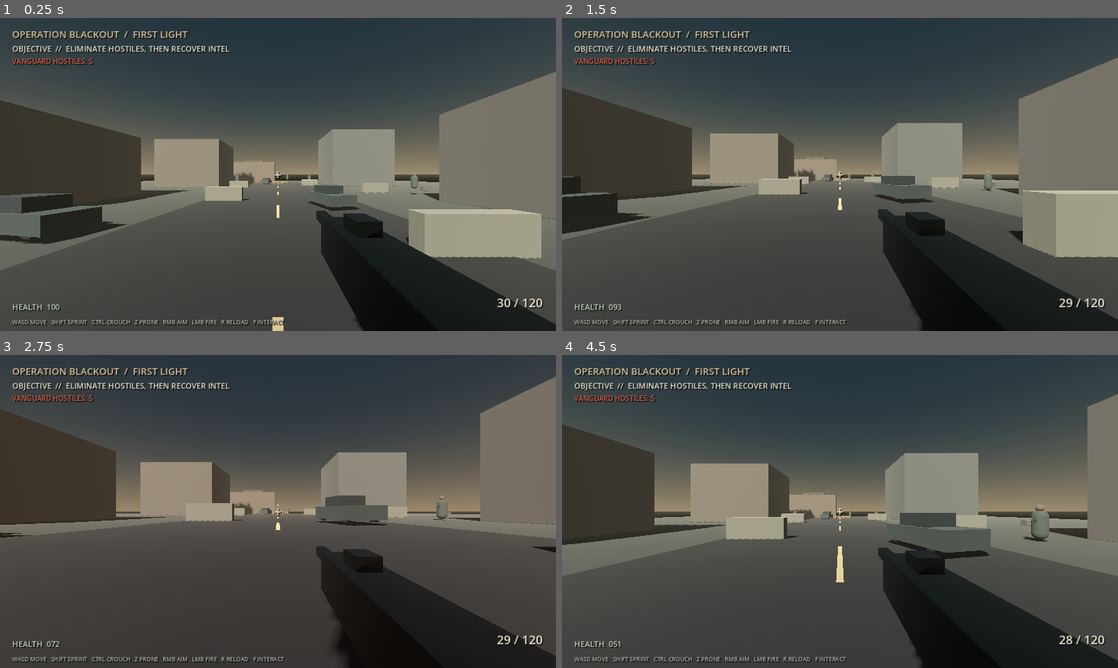
Above: before the commit, frames 1-4 (two rows, left to right).
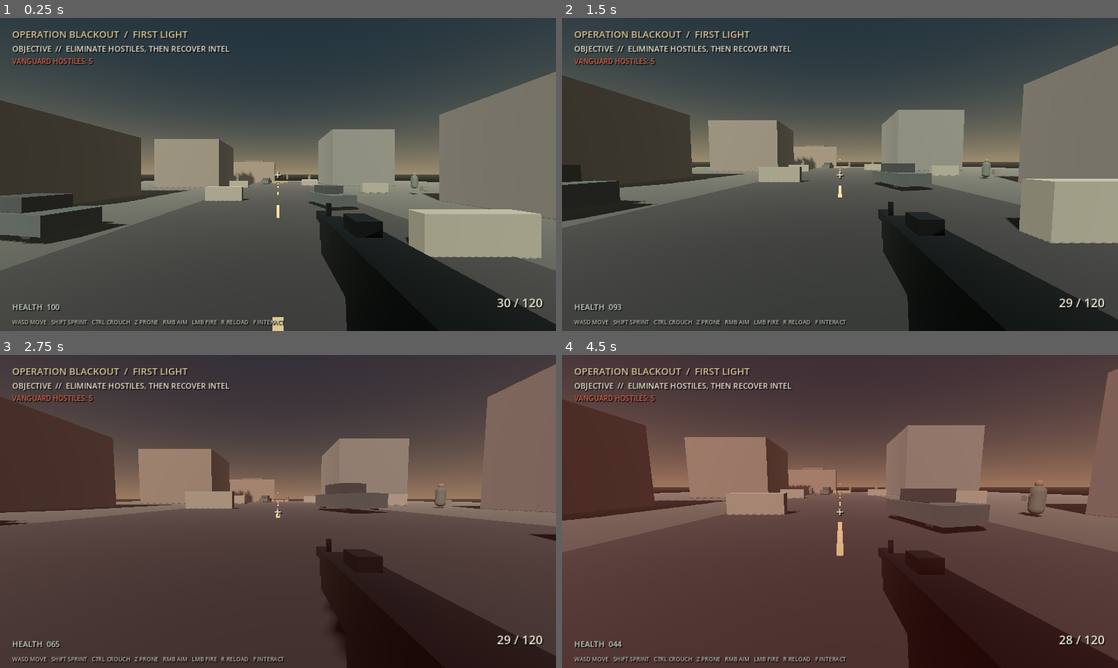
Above: after the commit, the same moments.

Repository: Liladizilla/operation-blackout
Game: Godot game, scene res://scenes/main.tscn
The game is run twice, just before and just after one commit, with the same random seed, the same clock (stepped at 60 frames per second) and the same inputs.
Inputs (mouse positions are in pixels of both pictures, inside the frame that each line leads up to):
- Up to frame 1 (0.25 s): no input
- Up to frame 2 (1.5 s): tap Enter at 0.5 s; move the mouse to (867, 174) at 0.52 s; hold W (move_forward) from 0.53 s (still down); tap Ctrl (crouch) at 0.6 s; click (867, 174) at 0.67 s; tap Space (jump) at 0.77 s; move the mouse to (812, 174) at 1.27 s; tap F (interact) at 1.35 s
- Up to frame 3 (2.75 s): keep holding W (move_forward); tap Space (jump) at 1.52 s; move the mouse to (289, 505) at 2.02 s; tap Z (prone) at 2.1 s
- Up to frame 4 (4.5 s): keep holding W (move_forward); move the mouse to (834, 517) at 2.77 s; tap Shift (sprint) at 2.85 s; click (834, 517) at 2.92 s; tap Space (jump) at 3.02, 3.77 s; move the mouse to (878, 514) at 3.52 s; tap Ctrl (crouch) at 3.6 s; move the mouse to (795, 508) at 4.27 s; tap F (interact) at 4.35 s

The runs differ from the first frame. In frame 1, 0.2% of the frame differs, in the area x 42-66%, y 49-100%; in frame 2, 11%; in frame 3, 10%; in frame 4, 58%, in the area x 0-100%, y 0-100%.

Commit message:
Improve tactical realism, combat feedback, and mission flow

Diff:
--- a/scripts/enemy.gd
+++ b/scripts/enemy.gd
@@ -7,14 +7,17 @@
 var fire_timer := 0.7
 var strafe_sign := 1.0
 var body_mesh: MeshInstance3D
+var last_known_position := Vector3.ZERO
+var cover_goal := Vector3.ZERO
+var cover_timer := 0.0
 
 func _ready() -> void:
     var capsule := CapsuleShape3D.new()
     capsule.radius = 0.36
-    capsule.height = 1.8
+    capsule.height = 1.6
     var col := CollisionShape3D.new()
     col.shape = capsule
-    col.position.y = 0.9
+    col.position.y = 0.8
     add_child(col)
     body_mesh = MeshInstance3D.new()
     var body := CapsuleMesh.new()
@@ -37,6 +40,28 @@
     hm.albedo_color = Color(0.35,0.29,0.23)
     head_mesh.material_override = hm
     add_child(head_mesh)
+    var head_area := Area3D.new()
+    head_area.name = "HeadHitZone"
+    head_area.collision_layer = 2
+    head_area.collision_mask = 0
+    head_area.set_meta("headshot", true)
+    var head_collision := CollisionShape3D.new()
+    var head_shape := SphereShape3D.new()
+    head_shape.radius = 0.22
+    head_collision.shape = head_shape
+    head_collision.position.y = 1.82
+    head_area.add_child(head_collision)
+    add_child(head_area)
+    var vest := MeshInstance3D.new()
+    var vest_mesh := BoxMesh.new()
+    vest_mesh.size = Vector3(0.54, 0.55, 0.25)
+    vest.mesh = vest_mesh
+    vest.position = Vector3(0, 1.05, -0.015)
+    var vest_mat := StandardMaterial3D.new()
+    vest_mat.albedo_color = Color(0.12, 0.14, 0.12)
+    vest_mat.roughness = 1.0
+    vest.material_override = vest_mat
+    add_child(vest)
     var rifle := MeshInstance3D.new()
     var rifle_mesh := BoxMesh.new()
     rifle_mesh.size = Vector3(0.08,0.08,0.75)
@@ -58,45 +83,71 @@
         return
     think_timer -= delta
     fire_timer -= delta
+    cover_timer -= delta
     if think_timer <= 0:
         think_timer = 0.25
         var distance := global_position.distance_to(player.global_position)
         var query := PhysicsRayQueryParameters3D.create(global_position + Vector3.UP*1.2, player.global_position + Vector3.UP*1.3)
         query.exclude = [get_rid()]
         var sight := get_world_3d().direct_space_state.intersect_ray(query)
-        if distance < 30 and (sight.is_empty() or sight.get("collider") == player):
+        var sees_player: bool = distance < 30 and (sight.is_empty() or sight.get("collider") == player)
+        if sees_player:
             state = "COMBAT"
+            last_known_position = player.global_position
         elif distance < 42:
             state = "INVESTIGATE"
         else:
             state = "SEARCH"
-        if distance < 11 and randf() < 0.35:
+        if distance < 15 and randf() < 0.28:
             strafe_sign *= -1
+        if not sees_player and cover_timer <= 0.0:
+            cover_goal = _choose_cover(last_known_position if last_known_position != Vector3.ZERO else player.global_position)
+            cover_timer = randf_range(2.5, 4.0)
     var target_dir := Vector3.ZERO
     var distance_to_player := global_position.distance_to(player.global_position)
     if state == "COMBAT":
         var to_player := player.global_position - global_position
         to_player.y = 0
-        if distance_to_player > 10:
+        if distance_to_player > 13:
             target_dir = to_player.normalized()
-        elif distance_to_player < 6:
+        elif distance_to_player < 5.5:
             target_dir = -to_player.normalized()
         else:
-            target_dir = Vector3(-to_player.z,0,to_player.x).normalized() * strafe_sign * 0.35
+            target_dir = Vector3(-to_player.z,0,to_player.x).normalized() * strafe_sign * 0.42
         look_at(Vector3(player.global_position.x, global_position.y, player.global_position.z), Vector3.UP)
         if distance_to_player < 25 and fire_timer <= 0:
             fire_timer = randf_range(0.65,1.25)
             _try_shoot_player()
     elif state == "INVESTIGATE":
-        var to_player := player.global_position - global_position
-        to_player.y = 0
-        target_dir = to_player.normalized() * 0.6
-        look_at(Vector3(player.global_position.x, global_position.y, player.global_position.z), Vector3.UP)
+        var to_cover := cover_goal - global_position
+        to_cover.y = 0
+        if to_cover.length() > 1.0:
+            target_dir = to_cover.normalized() * 0.72
+            look_at(Vector3(last_known_position.x, global_position.y, last_known_position.z), Vector3.UP)
+        else:
+            state = "SEARCH"
     if not is_on_floor():
         velocity.y -= 9.8 * delta
     velocity.x = move_toward(velocity.x, target_dir.x * 2.1, delta * 4.0)
     velocity.z = move_toward(velocity.z, target_dir.z * 2.1, delta * 4.0)
     move_and_slide()
+
+func _choose_cover(threat_position: Vector3) -> Vector3:
+    var candidates := [Vector3(-7, 0, -10), Vector3(7, 0, -18), Vector3(-5, 0, 7), Vector3(6, 0, 19), Vector3(-12, 0, 25), Vector3(13, 0, -1), Vector3(-2, 0, -29)]
+    var best := global_position
+    var best_score := -INF
+    for candidate in candidates:
+        var flat: Vector3 = candidate - global_position
+        flat.y = 0
+        if flat.length() > 18.0:
+            continue
+        var away: Vector3 = candidate - threat_position
+        away.y = 0
+        var score: float = away.length() - flat.length() * 0.45 + randf_range(-1.2, 1.2)
+        if score > best_score:
+            best_score = score
+            best = candidate
+    return best
 
 func _try_shoot_player() -> void:
     var from := global_position + Vector3.UP*1.35
@@ -106,10 +157,10 @@
     var hit := get_world_3d().direct_space_state.intersect_ray(query)
     if not hit.is_empty() and hit.get("collider") == player:
         if player.has_method("apply_damage"):
-            player.apply_damage(7.0)
+            player.apply_damage(7.0, global_position)
 
-func take_damage(amount: float, _hit_position: Vector3 = Vector3.ZERO) -> bool:
-    health -= amount
+func take_damage(amount: float, _hit_position: Vector3 = Vector3.ZERO, headshot: bool = false) -> bool:
+    health -= amount * (3.0 if headshot else 1.0)
     var mat := StandardMaterial3D.new()
     mat.albedo_color = Color(0.55,0.12,0.08) if health > 0 else Color(0.08,0.09,0.08)
     body_mesh.material_override = mat
--- a/scripts/player.gd
+++ b/scripts/player.gd
@@ -26,6 +26,7 @@
 var recoil := 0.0
 var ads := false
 var damage_flash := 0.0
+var recoil_recovery := 0.0
 
 func _ready() -> void:
     var capsule := CapsuleShape3D.new()
@@ -74,6 +75,35 @@
     sight.position = Vector3(0,0.105,-0.1)
     sight.material_override = mat
     weapon_root.add_child(sight)
+    var stock := MeshInstance3D.new()
+    var stock_mesh := BoxMesh.new()
+    stock_mesh.size = Vector3(0.12, 0.14, 0.25)
+    stock.mesh = stock_mesh
+    stock.position = Vector3(0, -0.035, 0.34)
+    stock.material_override = mat
+    weapon_root.add_child(stock)
+    var handguard := MeshInstance3D.new()
+    var guard_mesh := BoxMesh.new()
+    guard_mesh.size = Vector3(0.115, 0.12, 0.28)
+    handguard.mesh = guard_mesh
+    handguard.position = Vector3(0, -0.005, -0.34)
+    handguard.material_override = mat
+    weapon_root.add_child(handguard)
+    var magazine := MeshInstance3D.new()
+    var mag_mesh := BoxMesh.new()
+    mag_mesh.size = Vector3(0.105, 0.24, 0.15)
+    magazine.mesh = mag_mesh
+    magazine.position = Vector3(0, -0.18, -0.02)
+    magazine.rotation.x = -0.12
+    magazine.material_override = mat
+    weapon_root.add_child(magazine)
+    var front_sight := MeshInstance3D.new()
+    var front_mesh := BoxMesh.new()
+    front_mesh.size = Vector3(0.025, 0.09, 0.025)
+    front_sight.mesh = front_mesh
+    front_sight.position = Vector3(0, 0.075, -0.52)
+    front_sight.material_override = mat
+    weapon_root.add_child(front_sight)
 
 func _unhandled_input(event: InputEvent) -> void:
     if event is InputEventMouseMotion and Input.mouse_mode == Input.MOUSE_MODE_CAPTURED:
@@ -138,8 +168,9 @@
     camera_pivot.position.y = lerpf(camera_pivot.position.y, (0.72 if is_prone else (1.12 if is_crouched else 1.58)) + sin(bob_time) * bob_scale, delta * 9.0)
     camera.fov = lerpf(camera.fov, 62.0 if ads else 78.0, delta * 10.0)
     recoil = lerpf(recoil, 0.0, delta * 7.0)
-    weapon_root.position = Vector3(0.28, -0.28 + sin(bob_time*0.5)*0.008, -0.55)
+    weapon_root.position = Vector3(0.28, -0.28 + sin(bob_time*0.5)*0.008 + recoil * 0.65, -0.55 + recoil * 1.8)
     weapon_root.rotation.x = recoil
+    weapon_root.rotation.y = lerpf(weapon_root.rotation.y, 0.0, delta * 8.0)
     if Input.is_mouse_button_pressed(MOUSE_BUTTON_LEFT) and fire_cooldown <= 0 and not is_reloading:
         _fire()
 
@@ -166,7 +197,10 @@
         return
     ammo -= 1
     fire_cooldown = 0.095
-    recoil = 0.025 if ads else 0.045
+    recoil = 0.055 if ads else 0.09
+    weapon_root.rotation.y = randf_range(-0.018, 0.018)
+    camera_pivot.rotation.x = clampf(camera_pivot.rotation.x - recoil * (0.48 if ads else 0.7), deg_to_rad(-85), deg_to_rad(85))
+    pitch = camera_pivot.rotation.x
     var spread := 0.002 if ads else 0.009
     var dir := -camera.global_transform.basis.z
     dir += camera.global_transform.basis.x * randf_range(-spread, spread)
@@ -176,13 +210,19 @@
     var query := PhysicsRayQueryParameters3D.create(from, to)
     query.exclude = [get_rid()]
     query.collide_with_areas = true
+    query.collision_mask = 3
     var hit := get_world_3d().direct_space_state.intersect_ray(query)
     if not hit.is_empty():
         var collider = hit.get("collider")
-        if collider and collider.has_method("take_damage"):
-            var killed: bool = collider.take_damage(34.0, hit.get("position", to))
+        var damage_target: Node = collider
+        var headshot := false
+        if collider is Area3D and collider.has_meta("headshot"):
+            damage_target = collider.get_parent()
+            headshot = true
+        if damage_target and damage_target.has_method("take_damage"):
+            var killed: bool = damage_target.take_damage(34.0, hit.get("position", to), headshot)
             if hud and hud.has_method("flash_hitmarker"):
-                hud.flash_hitmarker(killed)
+                hud.flash_hitmarker(killed, headshot)
         _impact_spark(hit.get("position", to), hit.get("normal", Vector3.UP))
     if hud and hud.has_method("set_ammo"):
         hud.set_ammo(ammo, reserve)
@@ -224,8 +264,10 @@
         if collider and collider.has_method("interact"):
             collider.interact(self)
 
-func apply_damage(amount: float) -> void:
+func apply_damage(amount: float, source_position: Vector3 = Vector3.ZERO) -> void:
     health = maxf(0.0, health - amount)
+    if hud and hud.has_method("show_damage_direction"):
+        hud.show_damage_direction(global_position, global_transform.basis, source_position)
     if hud and hud.has_method("set_health"):
         hud.set_health(health)
     if health <= 0:
@@ -236,6 +278,8 @@
         reload_time = 0.0
         global_position = Vector3(0,1.2,25)
         velocity = Vector3.ZERO
+        camera_pivot.rotation = Vector3.ZERO
+        pitch = 0.0
         if hud and hud.has_method("set_status"):
             hud.set_status("WOUNDED. BACK IN THE FIGHT.")
         if hud and hud.has_method("set_health"):
